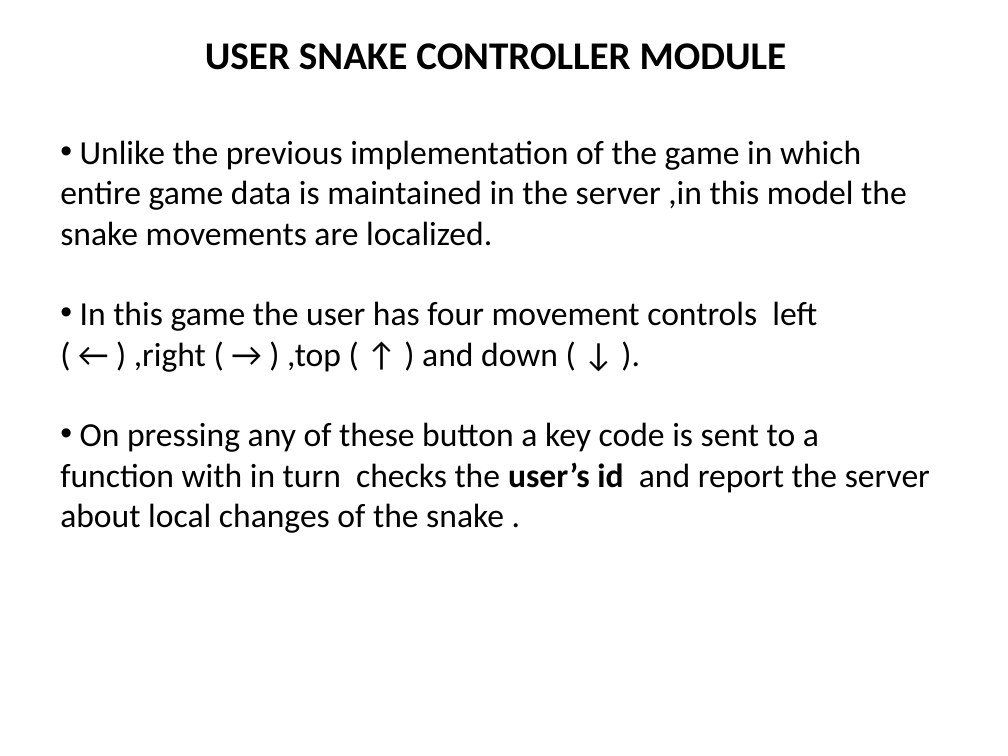
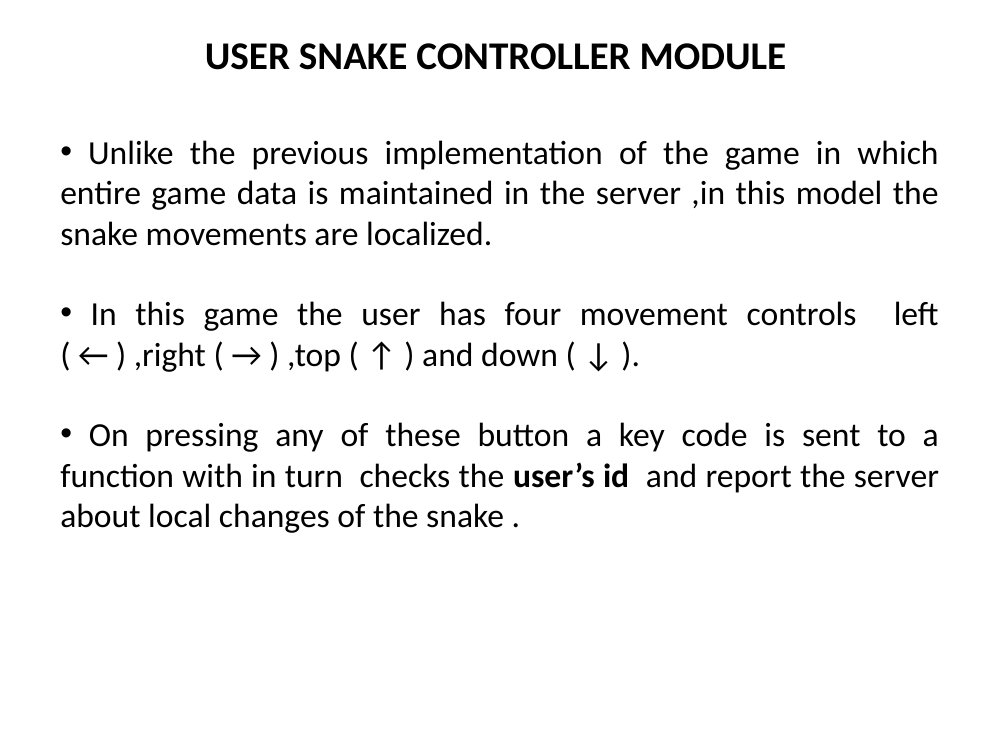
Before and after one commit to Greeny6092/Mini-Project-sem7-, a slide deck: slide 25 of presentation/AI BASED MULTIPLAYER SNAKE GAME(mini project).pptx. Drawn at 1008x756 pixels with LibreOffice and Linux fonts; fonts in the diff are those of the drawing. Boxes give left, top, right and bottom in pixels: in the first picture for what was removed or moved away, otherwise in the second. Text is boxed around its words. In the diff, an @@ line names an element or a change of style, - is before the commit and + after.

```diff
--- a/presentation/AI BASED MULTIPLAYER SNAKE GAME(mini project).pptx
+++ b/presentation/AI BASED MULTIPLAYER SNAKE GAME(mini project).pptx
@@ text "Unlike the previous implementation of ..." at (x1=60, y1=140, x2=939, y2=533): alignment left to justified @@
```
Also in this commit, not shown: 26 other slides changed, 3 other files.
